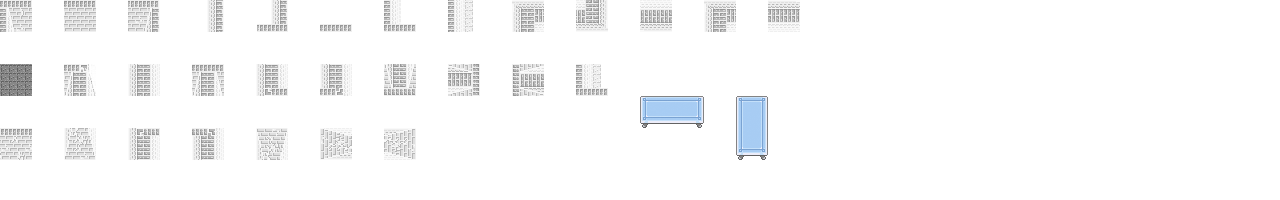
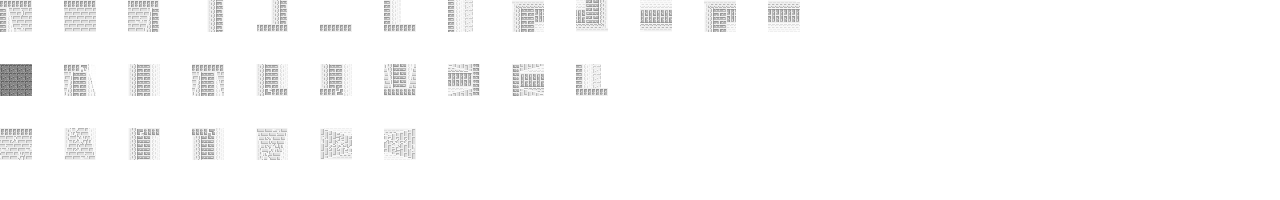
Comparing the layer stacks of the two 1280x200 images. Changes:
removed layer "Layer 4" over [736, 96, 768, 160]
removed layer "Layer 3" over [640, 96, 704, 128]
hid "background", painted on it over [640, 96, 768, 160]
